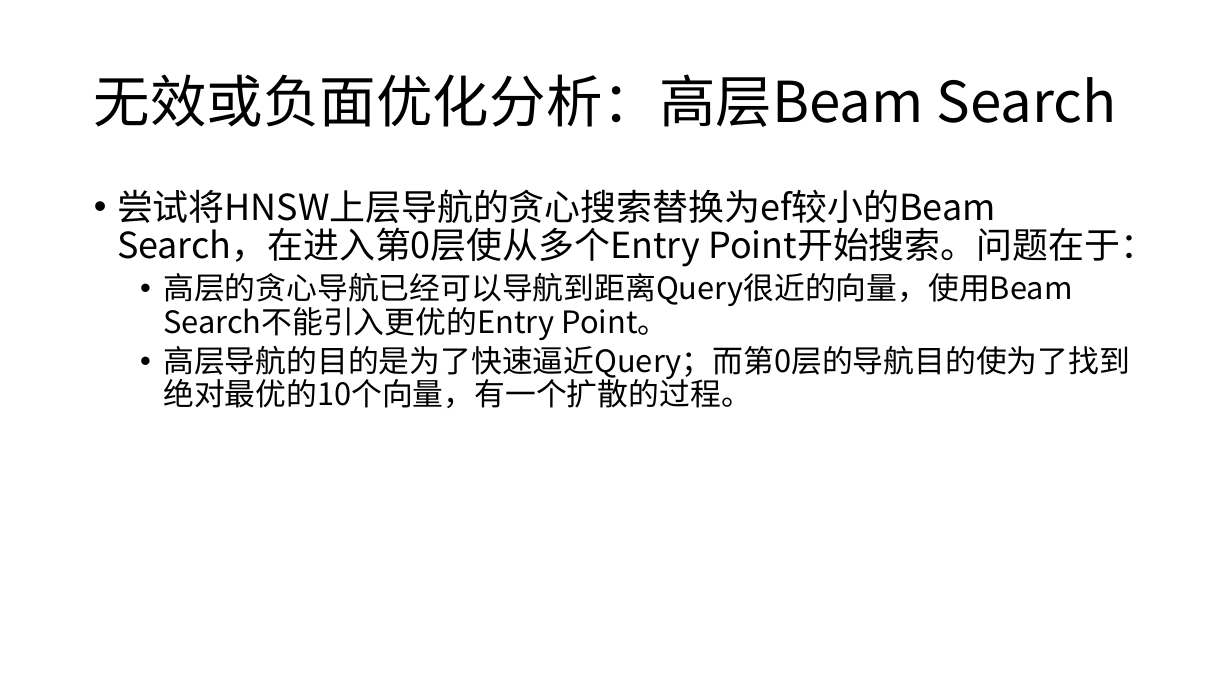
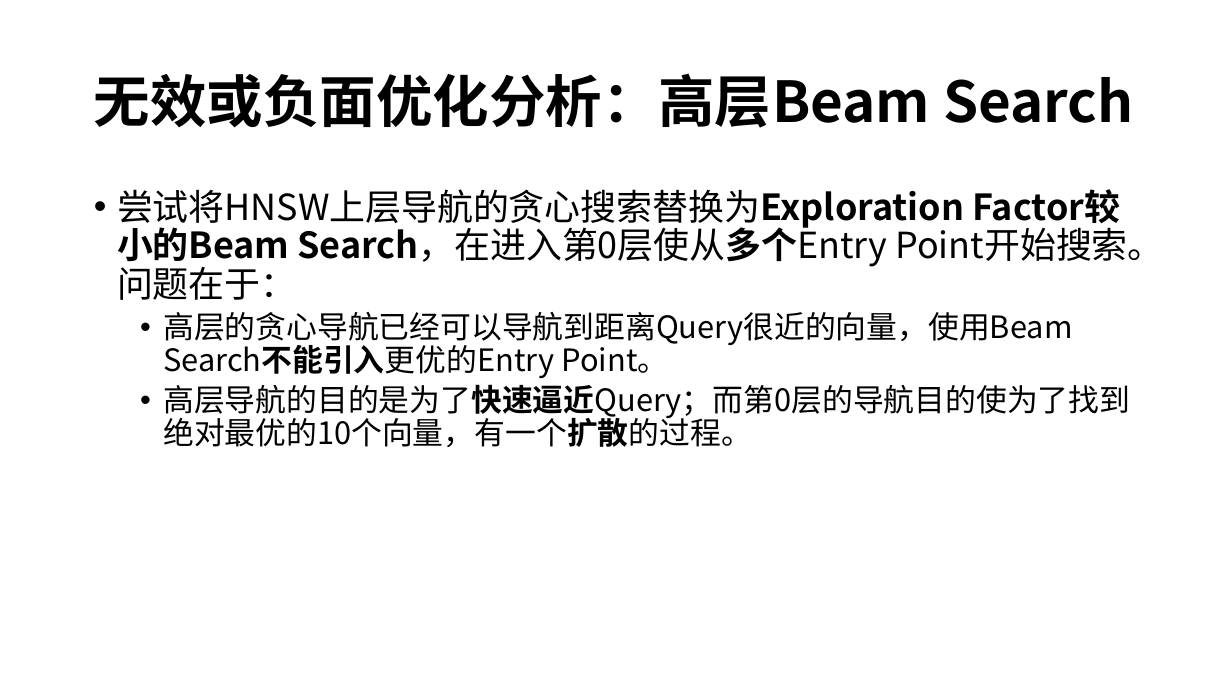
Before and after one commit to ray847/ANNS, a slide deck: slide 15 of doc/基于TunableHNSW的高性能向量搜索研究.pptx (slide 10 before the commit). Drawn at 1232x693 pixels with LibreOffice and Linux fonts; fonts in the diff are those of the drawing. Boxes give left, top, right and bottom in pixels: in the first picture for what was removed or moved away, otherwise in the second. Text is boxed around its words. In the diff, an @@ line names an element or a change of style, - is before the commit and + after.

```diff
--- a/doc/基于TunableHNSW的高性能向量搜索研究.pptx
+++ b/doc/基于TunableHNSW的高性能向量搜索研究.pptx
@@ title "无效或负面优化分析：高层Beam Search" at box(94, 73, 1133, 128): bold on @@
@@ text at box(117, 189, 1163, 300): text changed @@
-• 尝试将HNSW上层导航的贪心搜索替换为ef较小的Beam Search，在进入第0层使从多个Entry Point开始搜索。问题在于：
+• 尝试将HNSW上层导航的贪心搜索替换为Exploration Factor较小的Beam Search，在进入第0层使从多个Entry Point开始搜索。问题在于：
@@ text at box(163, 312, 1130, 447): bold on in "Search不能引入更优的Entry", "高层导航的目的是为了快速逼近Query；而第0层的导航目的使为了找到绝对最优的10个向量，有一个扩散的过程。" @@
```
Also in this commit, not shown: 10 other slides changed, 6 slides added, 11 other files.
